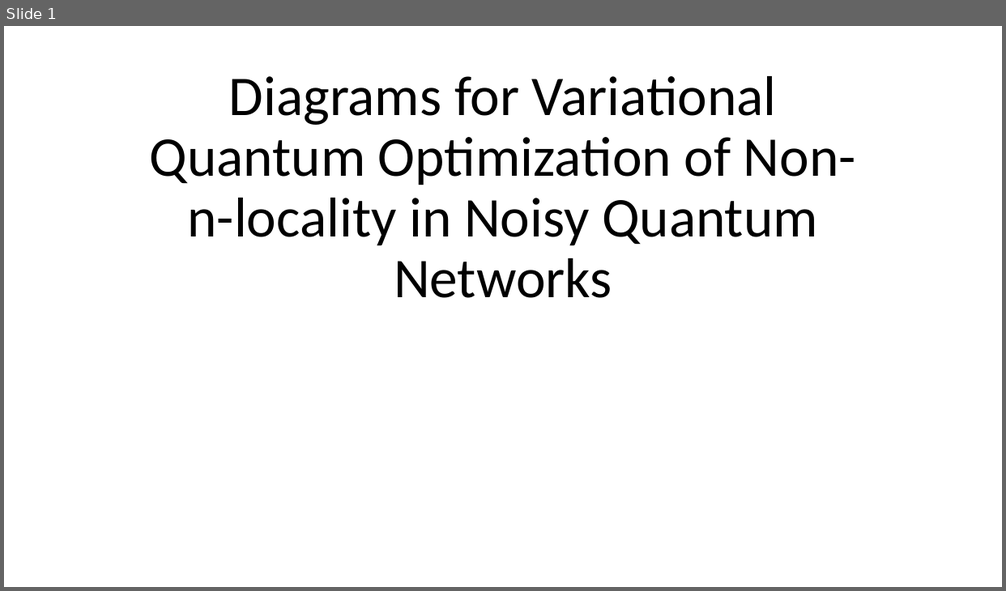
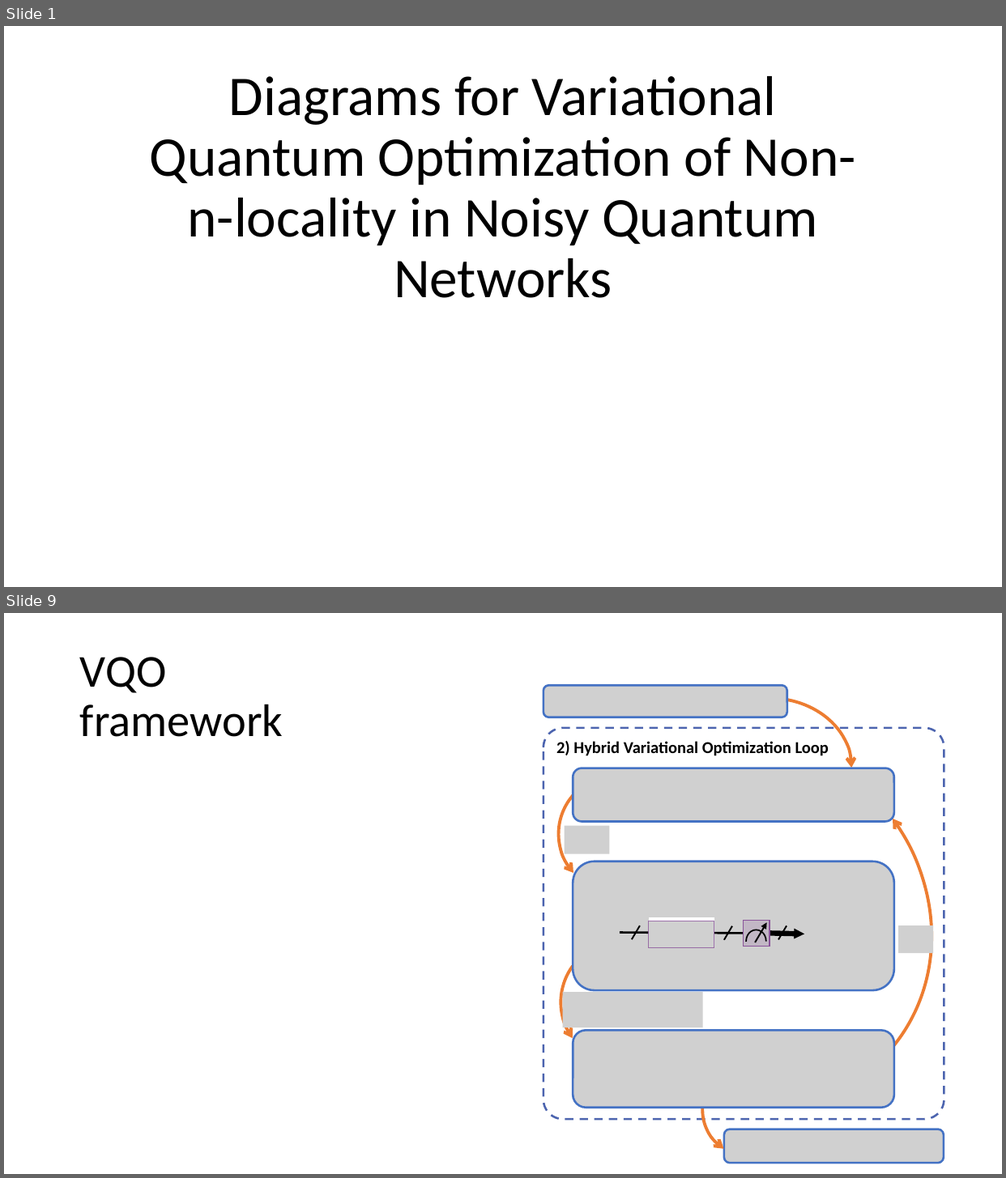
Before and after one commit to ChitambarLab/vqo-nonlocality-noisy-quantum-networks, a slide deck: vqo_noisy_nonlocality_quantum_networks.pptx. Shown one above the other, each under a label of ours: slide 1 before the commit, slides 1 and 9 after it; the slides between them are not shown. The pictures are 1006x591 and 1006x1178 pixels, drawn with LibreOffice and Linux fonts; fonts in the diff are those of the drawing; grey boxes stand for pictures. Boxes give left, top, right and bottom in pixels: in the first picture for what was removed or moved away, otherwise in the second. Text is boxed around its words. In the diff, an @@ line names an element or a change of style, - is before the commit and + after.

```diff
--- a/vqo_noisy_nonlocality_quantum_networks.pptx
+++ b/vqo_noisy_nonlocality_quantum_networks.pptx
@@ slide 9 added at (4,613,1002,1174), background #FFFFFF @@
@@ title added at (80,657,283,737), 44 pt, text #000000 @@
+VQO framework
@@ arc (boxed as its full ellipse) added at (477,654,1002,1174), outline #ED7D31 3 pt @@
@@ picture added at (543,686,788,717) @@
@@ arc (boxed as its full ellipse) added at (688,689,859,837), outline #ED7D31 3 pt @@
@@ rounded rectangle added at (543,728,944,1120), outline #4C64AF 2 pt dashed, 16 pt, text #000000, bold @@
+2) Hybrid Variational Optimization Loop
@@ arc (boxed as its full ellipse) added at (535,752,700,916), outline #ED7D31 3 pt @@
@@ picture added at (573,768,894,821) @@
@@ picture added at (565,825,610,854) @@
@@ picture added at (573,862,894,990) @@
@@ arc (boxed as its full ellipse) added at (536,917,708,1088), outline #ED7D31 3 pt @@
@@ group added at (586,918,832,952): 4 lines, 3 pictures, 2 rounded rectangles, 2 arrows, 1 arch (boxed as its full ring) @@
@@ picture added at (898,926,934,954) @@
@@ picture added at (562,992,702,1028) @@
@@ picture added at (573,1031,894,1108) @@
@@ arc (boxed as its full ellipse) added at (688,1053,804,1169), outline #ED7D31 3 pt @@
@@ picture added at (724,1130,944,1163) @@
```
Also in this commit, not shown: 5 slides changed, 2 other slides added, 1 other file.
